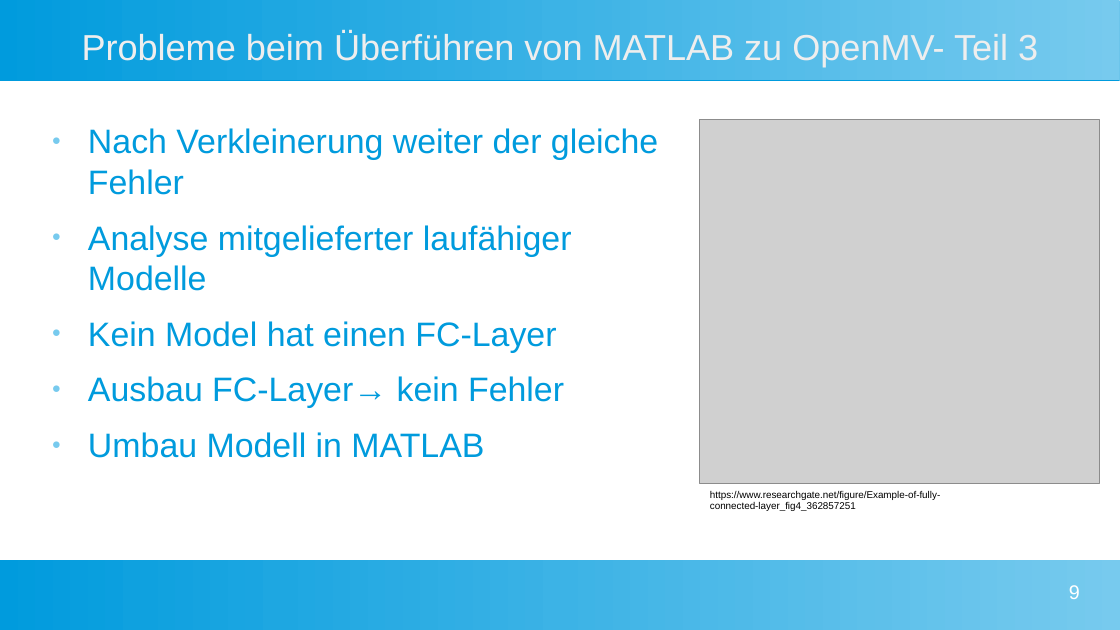
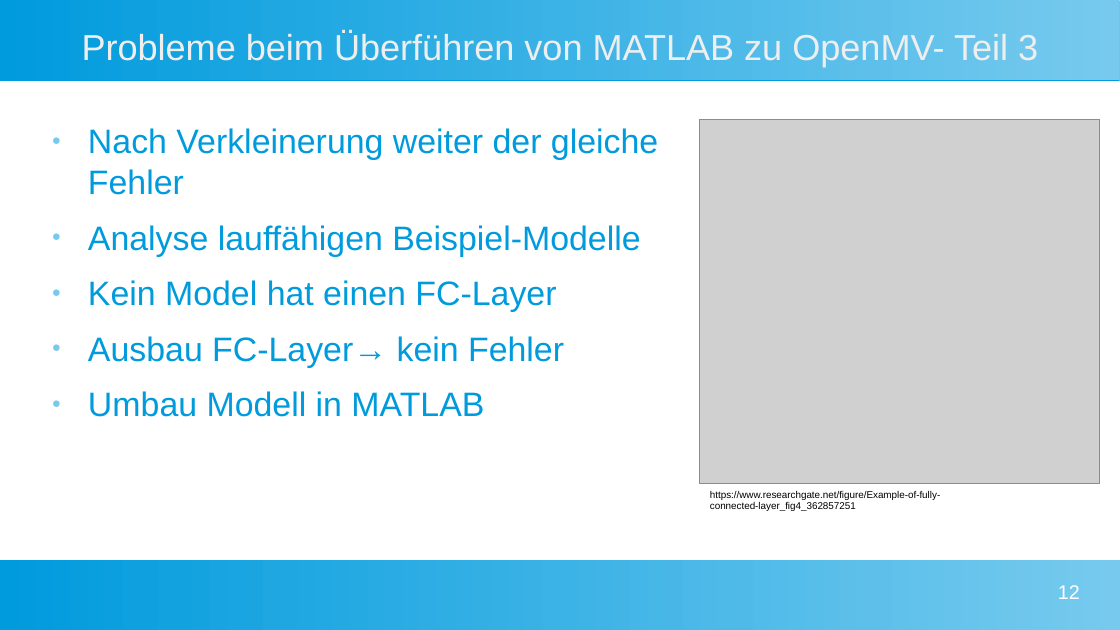
Before and after one commit to Commander-Philip/the-machine-learning-brick, a slide deck: slide 12 of docs/Präsentation.odp (slide 9 before the commit). Drawn at 1120x630 pixels with LibreOffice and Linux fonts; fonts in the diff are those of the drawing; grey boxes stand for pictures. Boxes give left, top, right and bottom in pixels: in the first picture for what was removed or moved away, otherwise in the second. Text is boxed around its words. In the diff, an @@ line names an element or a change of style, - is before the commit and + after.

```diff
--- a/docs/Präsentation.odp
+++ b/docs/Präsentation.odp
@@ text at (88,225,640,256): text changed @@
-● Analyse mitgelieferter laufähiger Modelle
+● Analyse lauffähigen Beispiel-Modelle
@@ page number at (1058,585,1080,599): text changed @@
-9
+12
```
Also in this commit, not shown: 2 other slides changed, 3 slides added.
